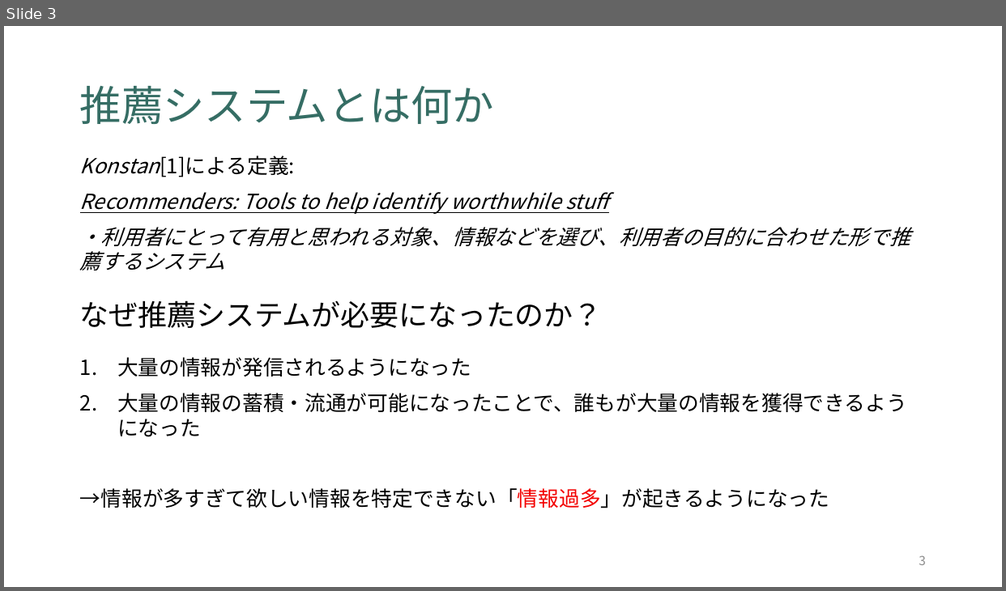
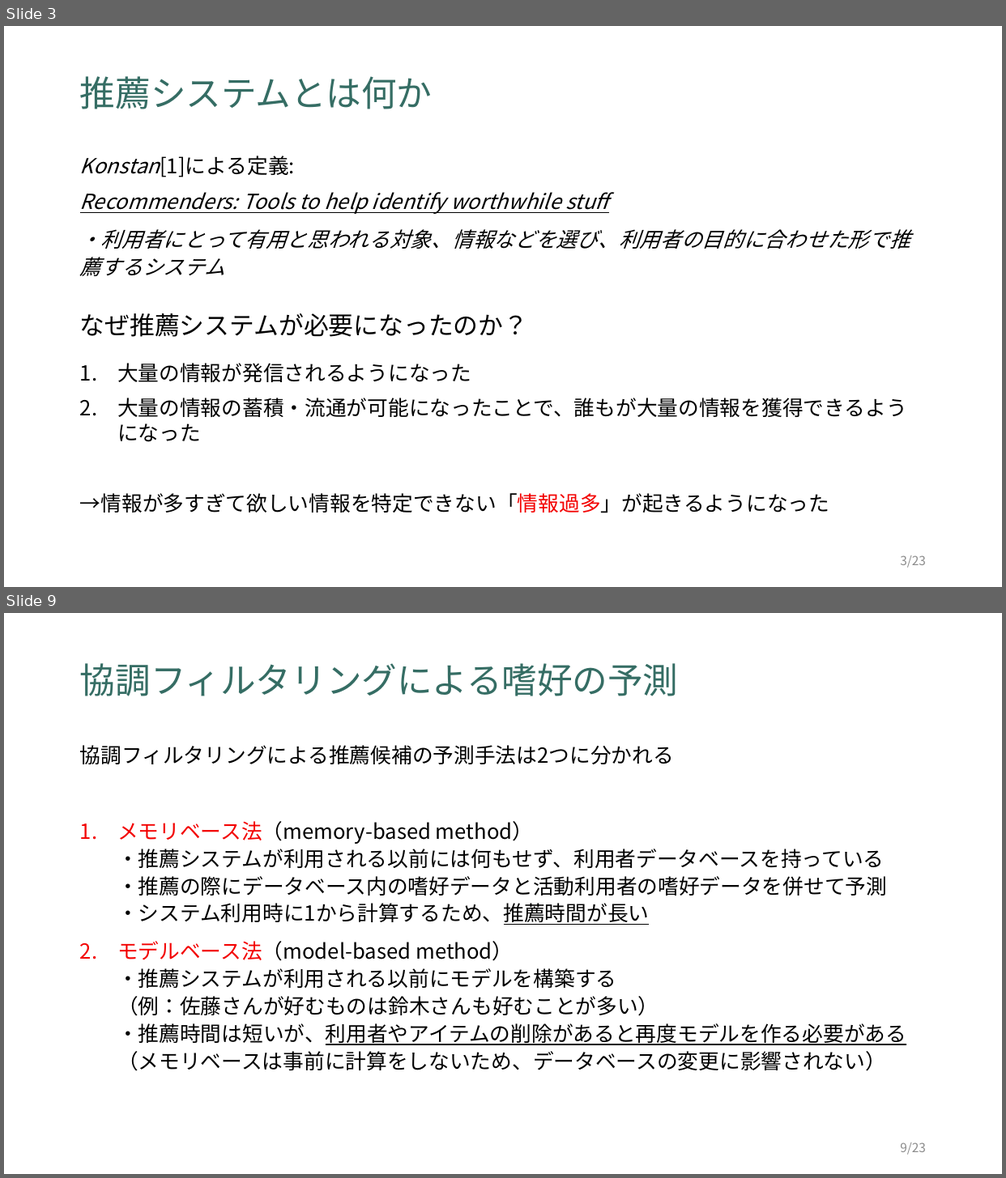
Before and after one commit to tomos7231/seminar, a slide deck: research/推薦システムのアルゴリズム.pptx. Shown one above the other, each under a label of ours: slide 3 before the commit, slides 3 and 9 after it; the slides between them are not shown. The pictures are 1006x591 and 1006x1178 pixels, drawn with LibreOffice and Linux fonts; fonts in the diff are those of the drawing. Boxes give left, top, right and bottom in pixels: in the first picture for what was removed or moved away, otherwise in the second. Text is boxed around its words. In the diff, an @@ line names an element or a change of style, - is before the commit and + after.

```diff
--- a/research/推薦システムのアルゴリズム.pptx
+++ b/research/推薦システムのアルゴリズム.pptx
@@ slide 9 added at [4, 613, 1002, 1174], background #FFFFFF @@
@@ title added at [80, 663, 679, 696], 34 pt, text #356D64 @@
+協調フィルタリングによる嗜好の予測
@@ text added at [80, 745, 906, 1071], 20 pt, text #000000 @@
+協調フィルタリングによる推薦候補の予測手法は2つに分かれる
+1. メモリベース法（memory-based method）
+   ・推薦システムが利用される以前には何もせず、利用者データベースを持っている
+   ・推薦の際にデータベース内の嗜好データと活動利用者の嗜好データを併せて予測
+   ・システム利用時に1から計算するため、推薦時間が長い
+2. モデルベース法（model-based method）
+   ・推薦システムが利用される以前にモデルを構築する
+   （例：佐藤さんが好むものは鈴木さんも好むことが多い）
+   ・推薦時間は短いが、利用者やアイテムの削除があると再度モデルを作る必要がある
+   （メモリベースは事前に計算をしないため、データベースの変更に影響されない）
@@ page number added at [900, 1143, 926, 1155], 12 pt, text #8C8C8C @@
+9/23
@@ slide 3 changed as well @@
@@ title "推薦システムとは何か": place and size @@
-title "推薦システムとは何か" at [80, 86, 494, 124]
+title "推薦システムとは何か" at [80, 76, 432, 109]
@@ title "推薦システムとは何か" at [80, 76, 432, 109]: size 40 to 34 pt @@
@@ text at [80, 229, 910, 276]: line spacing 1 to 1.1 @@
@@ text "なぜ推薦システムが必要になったのか？": place and size @@
-text "なぜ推薦システムが必要になったのか？" at [80, 301, 603, 328]
+text "なぜ推薦システムが必要になったのか？" at [80, 314, 528, 337]
@@ text "なぜ推薦システムが必要になったのか？" at [80, 314, 528, 337]: size 28 to 24 pt @@
@@ page number at [900, 556, 926, 568]: text changed @@
-3
+3/23
```
Also in this commit, not shown: 2 other slides changed, 19 other slides added, 1 slide removed, 1 other file.
